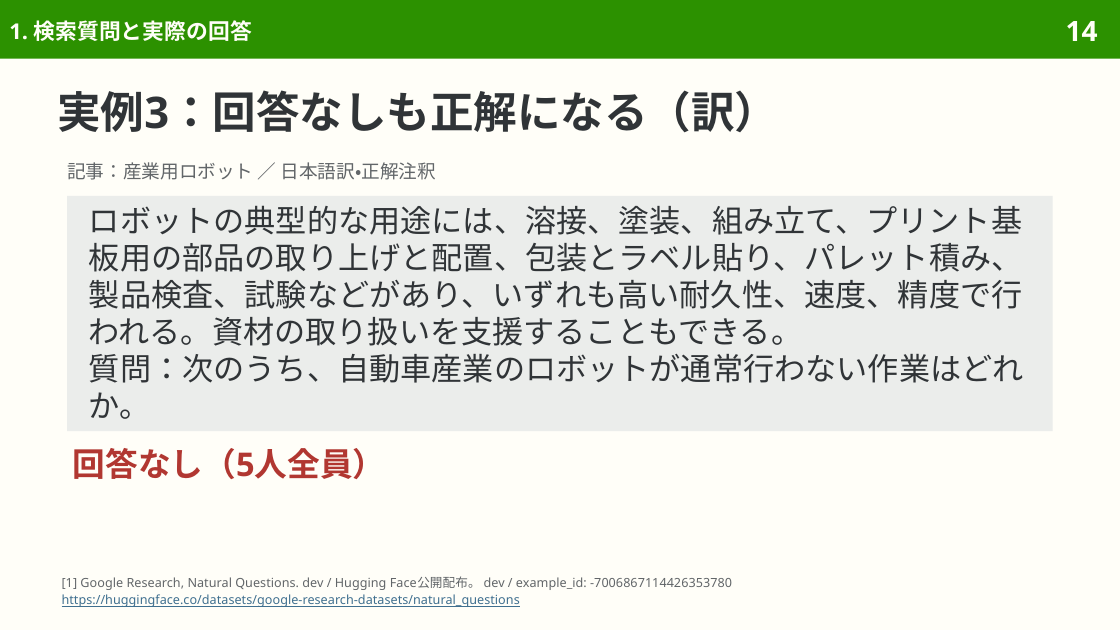
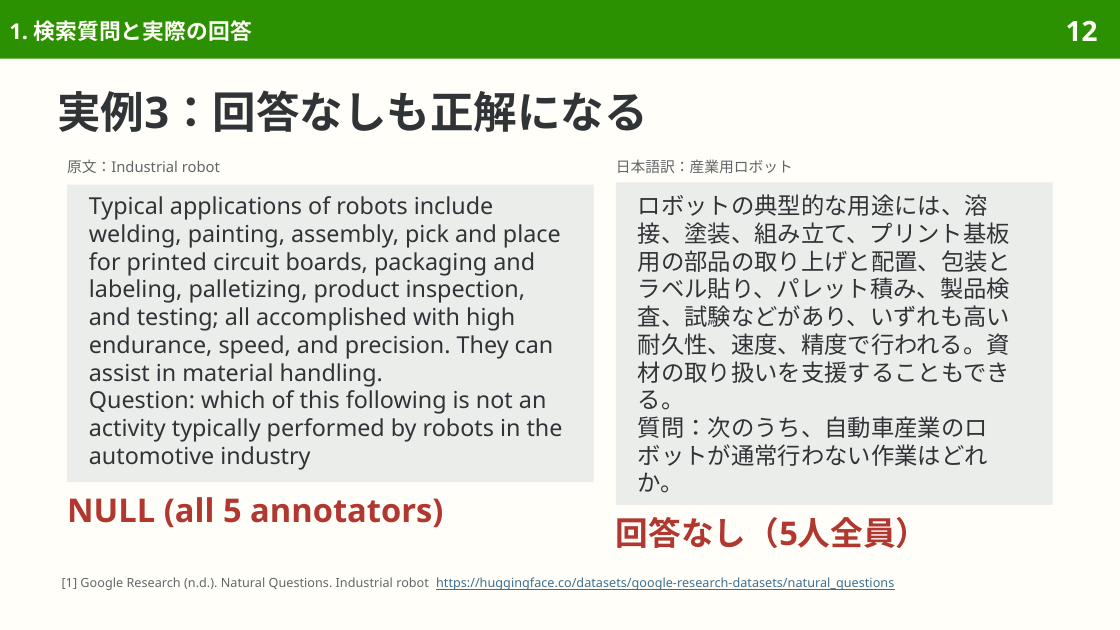
Before and after one commit to sasakiy84/datasets-in-10-minutes, a slide deck: slide 12 of slides/datasets-in-10-minutes-naturalquestions.pptx (slide 14 before the commit). Drawn at 1120x630 pixels with LibreOffice and Linux fonts; fonts in the diff are those of the drawing. Boxes give left, top, right and bottom in pixels: in the first picture for what was removed or moved away, otherwise in the second. Text is boxed around its words. In the diff, an @@ line names an element or a change of style, - is before the commit and + after.

Commit message:
Center Natural Questions on search queries and Wikipedia answer annotation

```diff
--- a/slides/datasets-in-10-minutes-naturalquestions.pptx
+++ b/slides/datasets-in-10-minutes-naturalquestions.pptx
@@ page number at (1066,20,1098,41): text changed @@
-14
+12
@@ title at (57,90,647,132): text changed @@
-実例3：回答なしも正解になる（訳）
+実例3：回答なしも正解になる
@@ text added at (67,159,220,173), 9.5 pt, text #626669 @@
+原文：Industrial robot
@@ text at (616,159,793,173): text changed; size 12 to 9.5 pt @@
-記事：産業用ロボット ／ 日本語訳・正解注釈
+日本語訳：産業用ロボット
@@ rectangle added at (67,185,594,483), fill #EBEDEB, 15 pt, text #303437 @@
+Typical applications of robots include welding, painting, assembly, pick and place for printed circuit boards, packaging and labeling, palletizing, product inspection, and testing; all accomplished with high endurance, speed, and precision. They can assist in material handling.
+Question: which of this following is not an activity typically performed by robots in the automotive industry
@@ rectangle "ロボットの典型的な用途には、溶接、塗装、組み立て、プリント基板用の部品の取り上げと配置、包装とラベル貼り、パレット積み、 ...": place and size @@
-rectangle "ロボットの典型的な用途には、溶接、塗装、組み立て、プリント基板用の部品の取り上げと配置、包装とラベル貼り、パレット積み、 ..." at (67,196,1053,431)
+rectangle "ロボットの典型的な用途には、溶接、塗装、組み立て、プリント基板用の部品の取り上げと配置、包装とラベル貼り、パレット積み、 ..." at (616,183,1053,505)
@@ rectangle "ロボットの典型的な用途には、溶接、塗装、組み立て、プリント基板用の部品の取り上げと配置、包装とラベル貼り、パレット積み、 ..." at (616,183,1053,505): size 20 to 15 pt; line spacing 23.8pt to 17.8pt @@
@@ text added at (67,497,443,527), 21 pt, text #B13731, bold @@
+NULL (all 5 annotators)
@@ text "回答なし（5人全員）": place and size @@
-text "回答なし（5人全員）" at (73,448,386,479)
+text "回答なし（5人全員）" at (616,517,929,548)
@@ text at (62,577,894,590): text changed; text colour #626669 to #3F6F8F @@
-[1] Google Research, Natural Questions. dev / Hugging Face公開配布。 dev / example_id: -7006867114426353780
-https://huggingface.co/datasets/google-research-datasets/natural_questions
+[1] Google Research (n.d.). Natural Questions. Industrial robot https://huggingface.co/datasets/google-research-datasets/natural_questions
```
Also in this commit, not shown: 48 other slides changed, 1 slide added, 15 slides removed, 37 other files.
